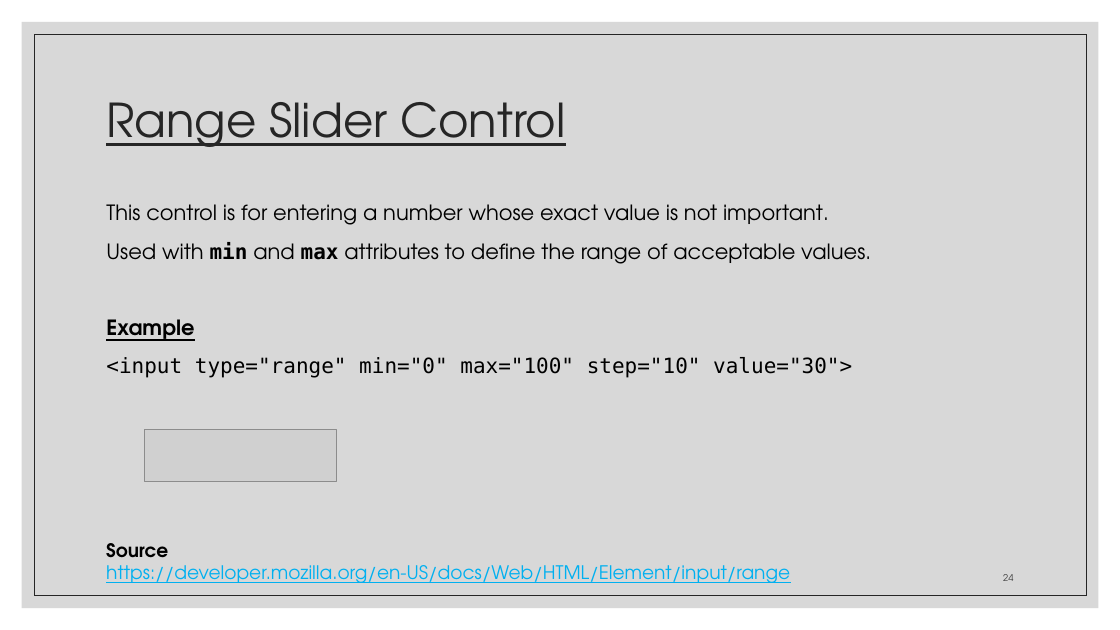
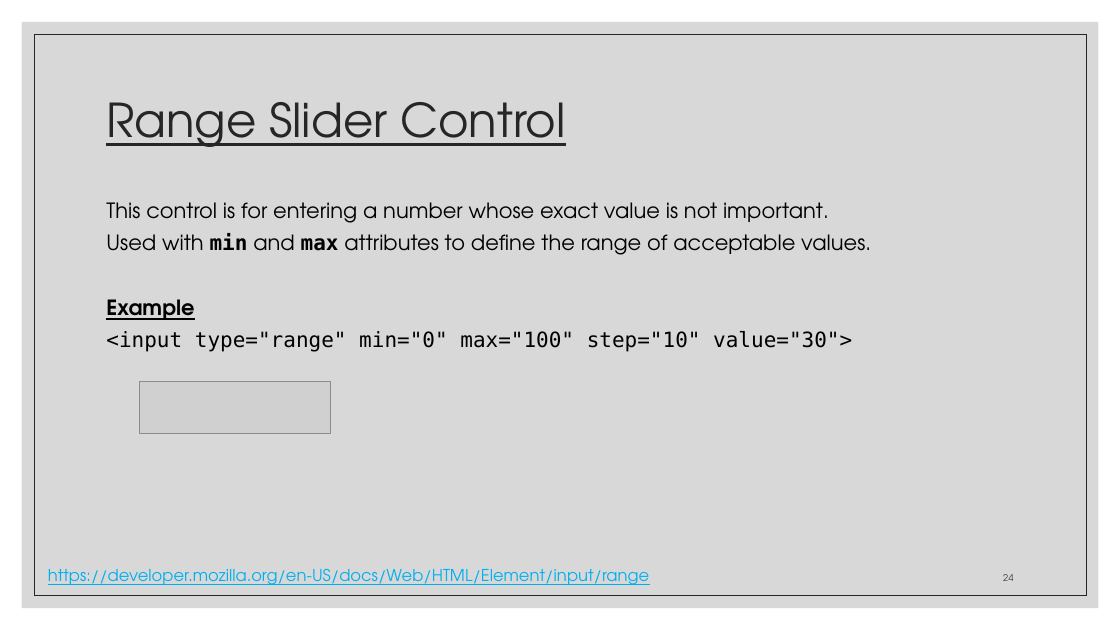
Before and after one commit to zackstotts/base-node-curriculum, a slide deck: slide 24 of unit_00/html_review/03 HTML Forms.pptx. Drawn at 1120x630 pixels with LibreOffice and Linux fonts; fonts in the diff are those of the drawing; grey boxes stand for pictures. Boxes give left, top, right and bottom in pixels: in the first picture for what was removed or moved away, otherwise in the second. Text is boxed around its words. In the diff, an @@ line names an element or a change of style, - is before the commit and + after.

```diff
--- a/unit_00/html_review/03 HTML Forms.pptx
+++ b/unit_00/html_review/03 HTML Forms.pptx
@@ text "This control is for entering ..." at (106, 202, 871, 352): line spacing 1.1 to 1; less space between paragraphs @@
@@ picture: place and size @@
-picture at (145, 429, 337, 481)
+picture at (139, 381, 331, 434)
@@ text "https://developer.mozilla.org/en-US/docs/Web/HTML/Element/in ...": place and size @@
-text "https://developer.mozilla.org/en-US/docs/Web/HTML/Element/in ..." at (106, 543, 790, 583)
+text "https://developer.mozilla.org/en-US/docs/Web/HTML/Element/in ..." at (48, 568, 649, 585)
@@ text "https://developer.mozilla.org/en-US/docs/Web/HTML/Element/in ..." at (48, 568, 649, 585): size 16 to 14 pt @@
@@ text at (106, 543, 168, 558): paragraph removed @@
-Source
```
Also in this commit, not shown: 37 other slides changed.
